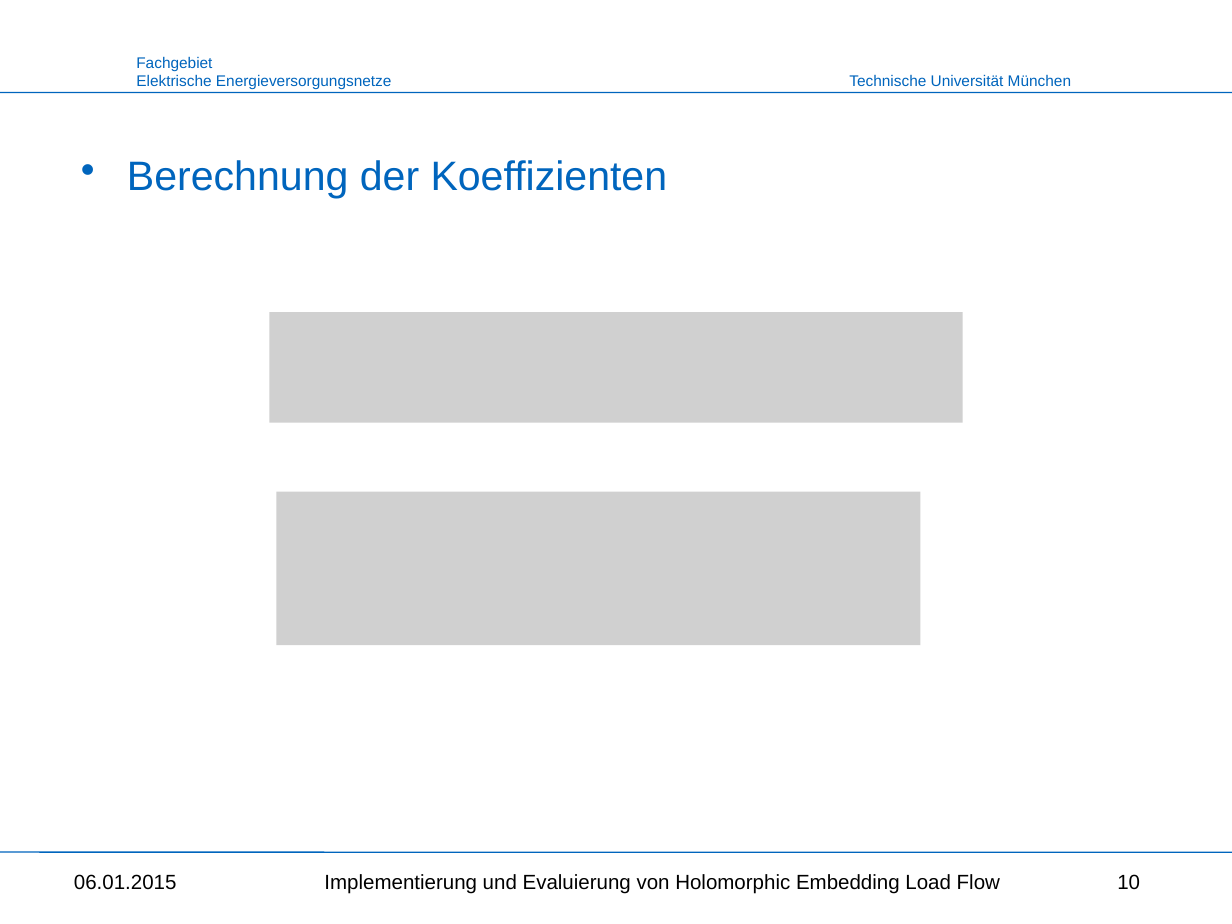
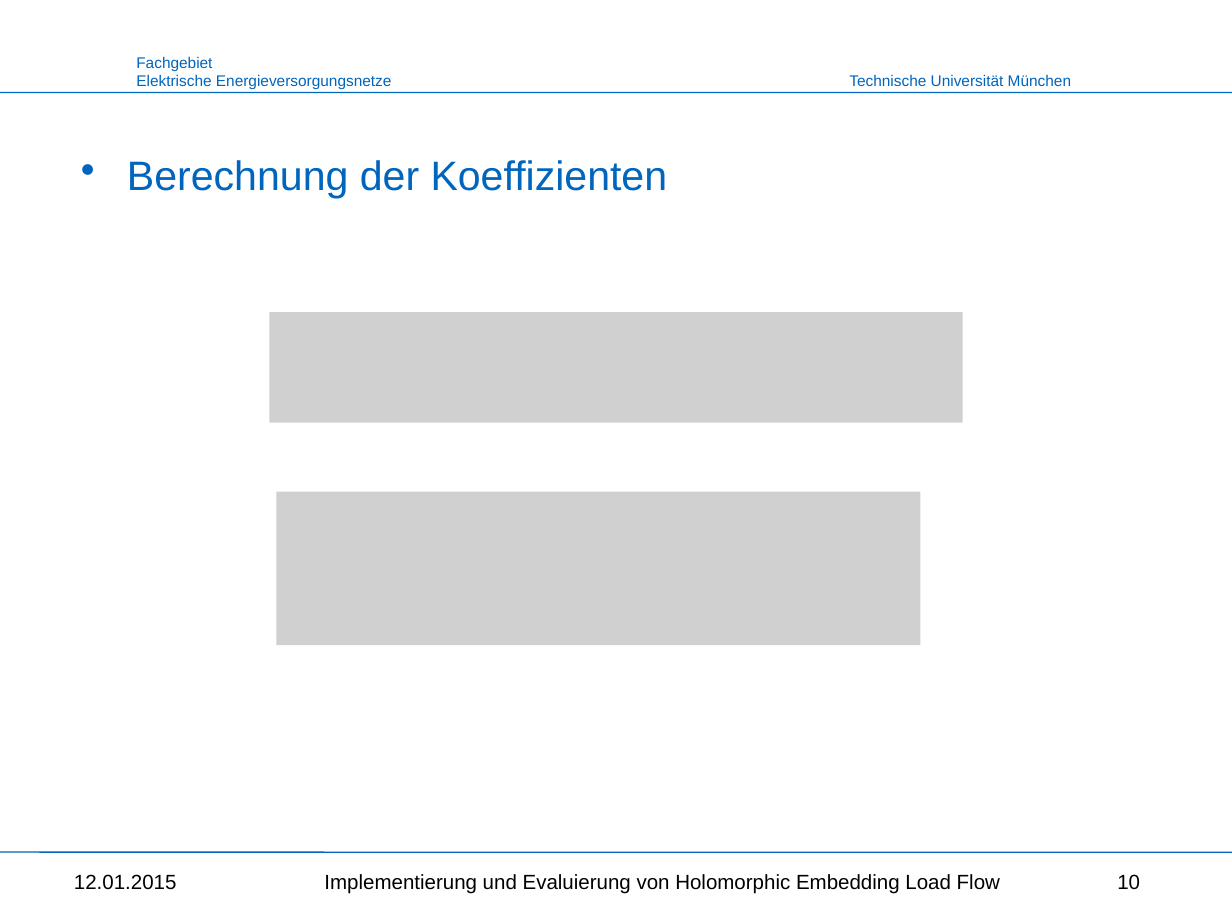
Before and after one commit to benediktibk/loadflow, a slide deck: slide 10 of documents/master_thesis/intermediate_presentation.pptx. Drawn at 1232x924 pixels with LibreOffice and Linux fonts; fonts in the diff are those of the drawing; grey boxes stand for pictures; background and template pictures are left out. Boxes give left, top, right and bottom in pixels: in the first picture for what was removed or moved away, otherwise in the second. Text is boxed around its words. In the diff, an @@ line names an element or a change of style, - is before the commit and + after.

```diff
--- a/documents/master_thesis/intermediate_presentation.pptx
+++ b/documents/master_thesis/intermediate_presentation.pptx
@@ text at bbox=[74, 874, 177, 890]: text changed @@
-06.01.2015
+12.01.2015
```
Also in this commit, not shown: 17 other slides changed.
